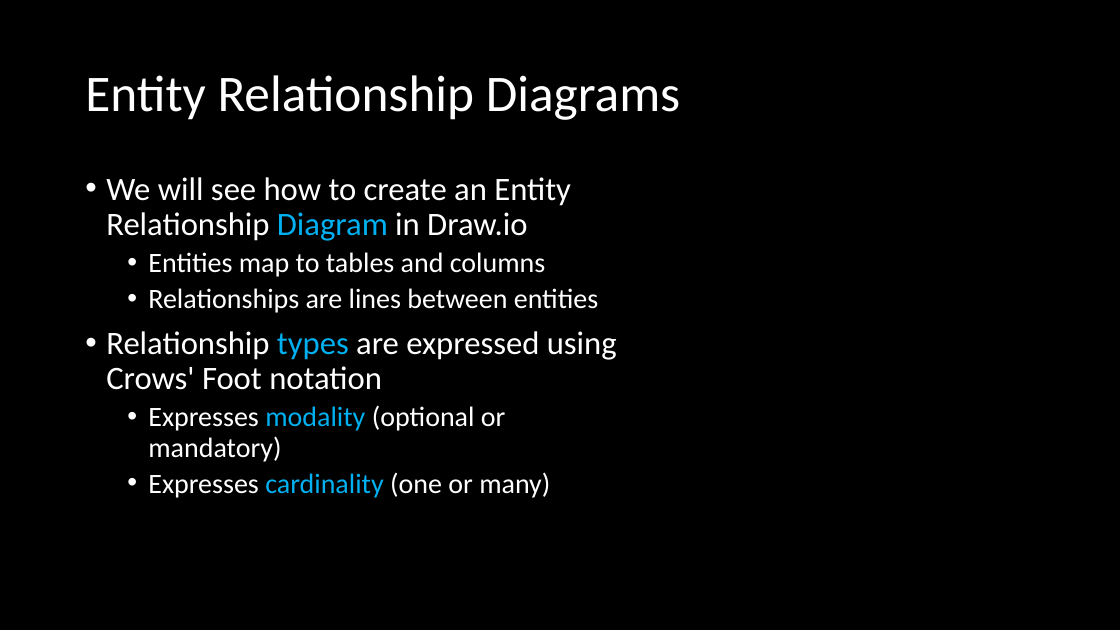
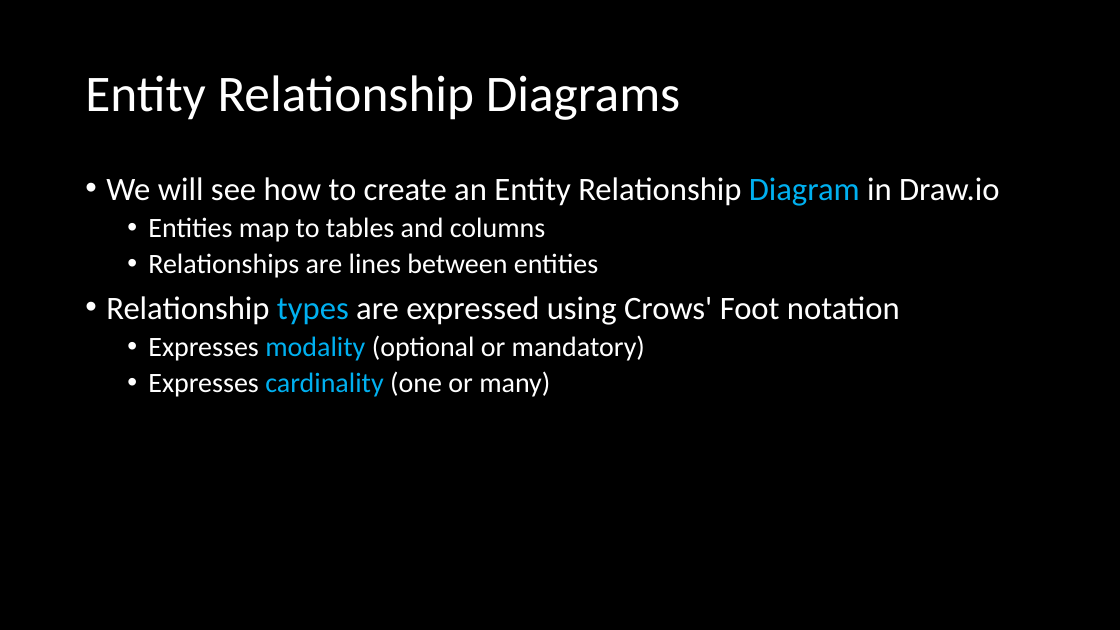
Before and after one commit to ckiefriter1/PT-BESD, a slide deck: slide 8 of Week8/W8.01. Week 2 Overview.pptx. Drawn at 1120x630 pixels with LibreOffice and Linux fonts; fonts in the diff are those of the drawing. Boxes give left, top, right and bottom in pixels: in the first picture for what was removed or moved away, otherwise in the second. Text is boxed around its words. In the diff, an @@ line names an element or a change of style, - is before the commit and + after.

```diff
--- a/Week8/W8.01. Week 2 Overview.pptx
+++ b/Week8/W8.01. Week 2 Overview.pptx
@@ text "We will see how to ..." rewrapped from [106,177,617,498] to [106,177,999,397] @@
```
Also in this commit, not shown: 3 other slides changed, 17 other files.
